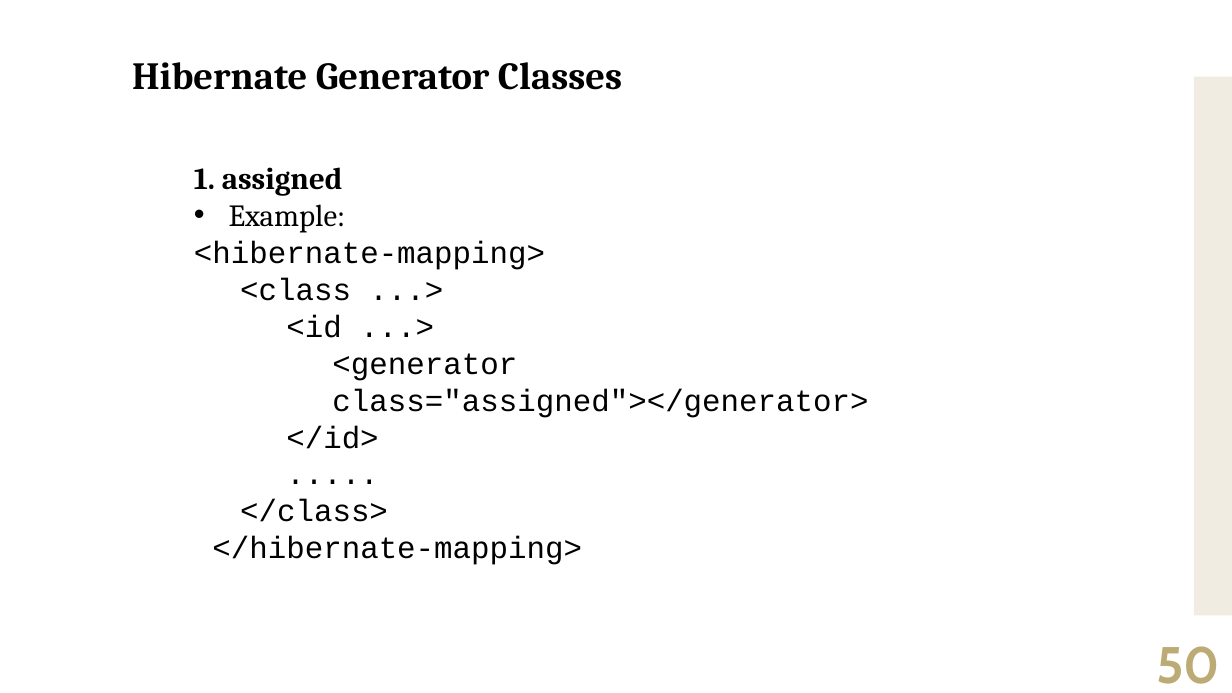
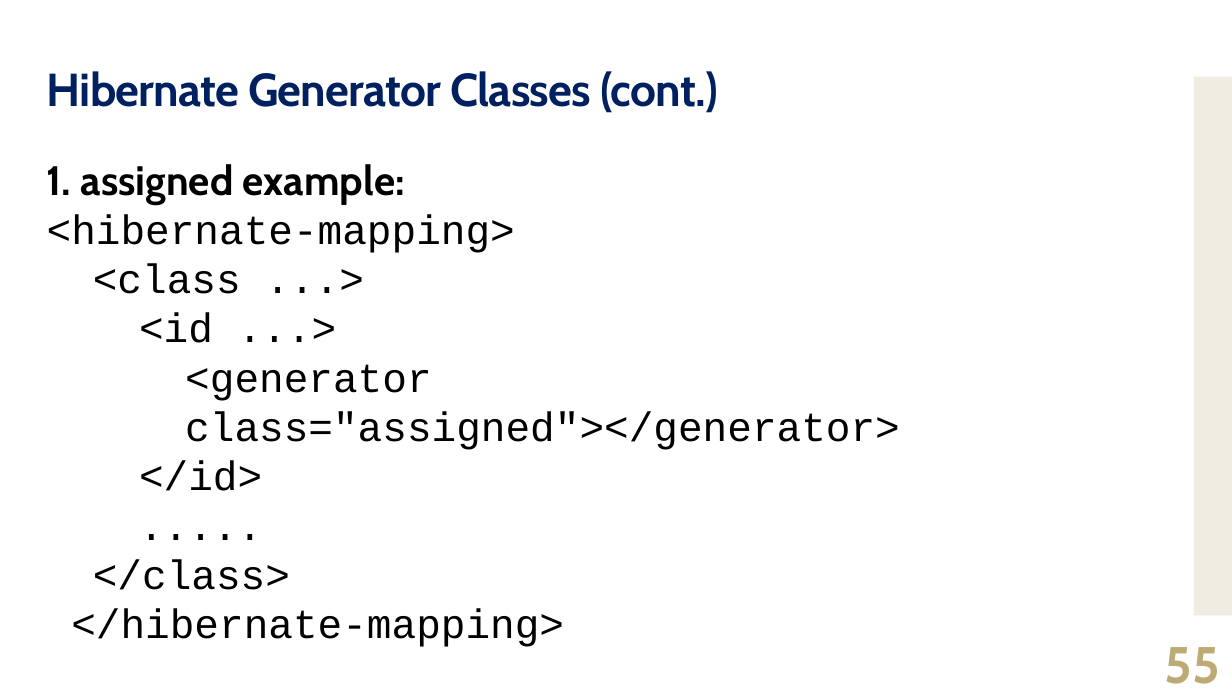
Before and after one commit to jrambasana/AJP2022-material, a slide deck: slide 55 of AJP Slides/AJP (01ce0502) - Unit 6 - Hibernate 01.pptx (slide 50 before the commit). Drawn at 1232x693 pixels with LibreOffice and Linux fonts; fonts in the diff are those of the drawing. Boxes give left, top, right and bottom in pixels: in the first picture for what was removed or moved away, otherwise in the second. Text is boxed around its words. In the diff, an @@ line names an element or a change of style, - is before the commit and + after.

```diff
--- a/AJP Slides/AJP (01ce0502) - Unit 6 - Hibernate 01.pptx
+++ b/AJP Slides/AJP (01ce0502) - Unit 6 - Hibernate 01.pptx
@@ title "Hibernate Generator Classes (cont.)" at [47, 71, 718, 113]: vertical alignment top to middle @@
@@ title at [47, 71, 718, 113]: text changed; size 30 to 36 pt; font Cambria to Cabin; text colour #000000 to #002060 @@
-Hibernate Generator Classes
+Hibernate Generator Classes (cont.)
@@ text "1. assigned example:": place and size @@
-text "1. assigned example:" at [194, 167, 868, 565]
+text "1. assigned example:" at [47, 164, 900, 647]
@@ text at [47, 164, 405, 204]: text changed; size 24 to 32 pt; font Cambria to Cabin @@
-1. assigned
-• Example:
+1. assigned example:
@@ text at [47, 214, 900, 647]: size 24 to 32 pt in "<hibernate-mapping>", "<class ...>", "<id ...>", "<generator class="assigned"></generator>" and 4 more places @@
@@ page number at [1165, 647, 1220, 684]: text changed @@
-50
+55
```
Also in this commit, not shown: 63 other slides changed, 5 slides added.
